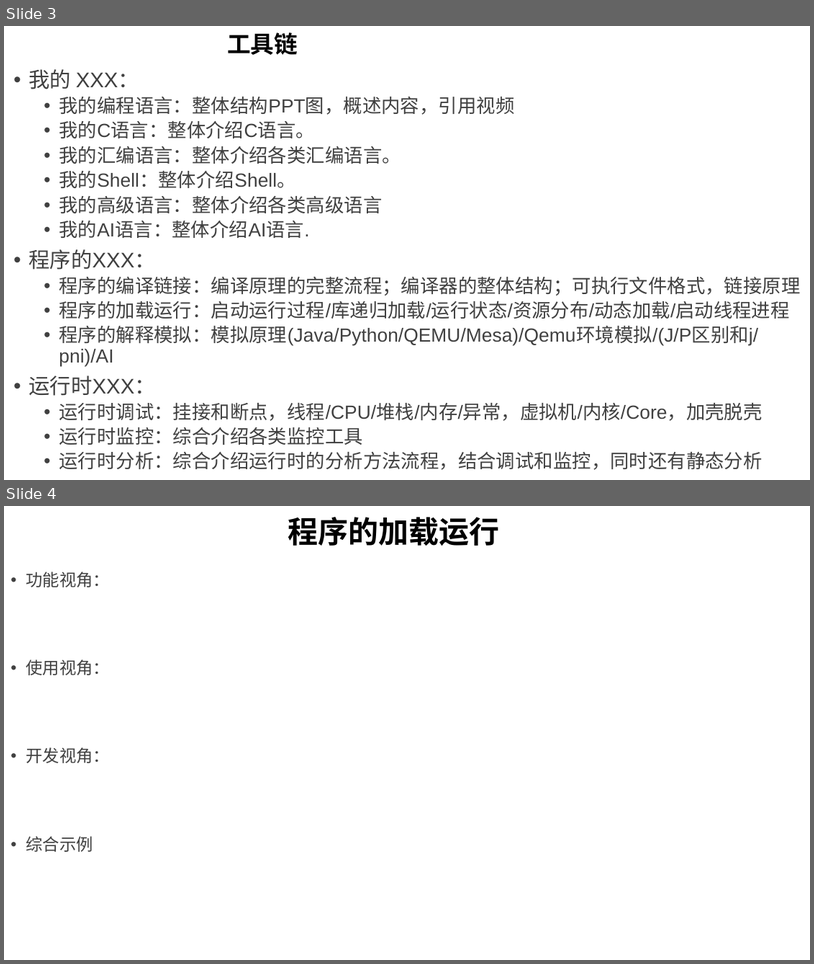
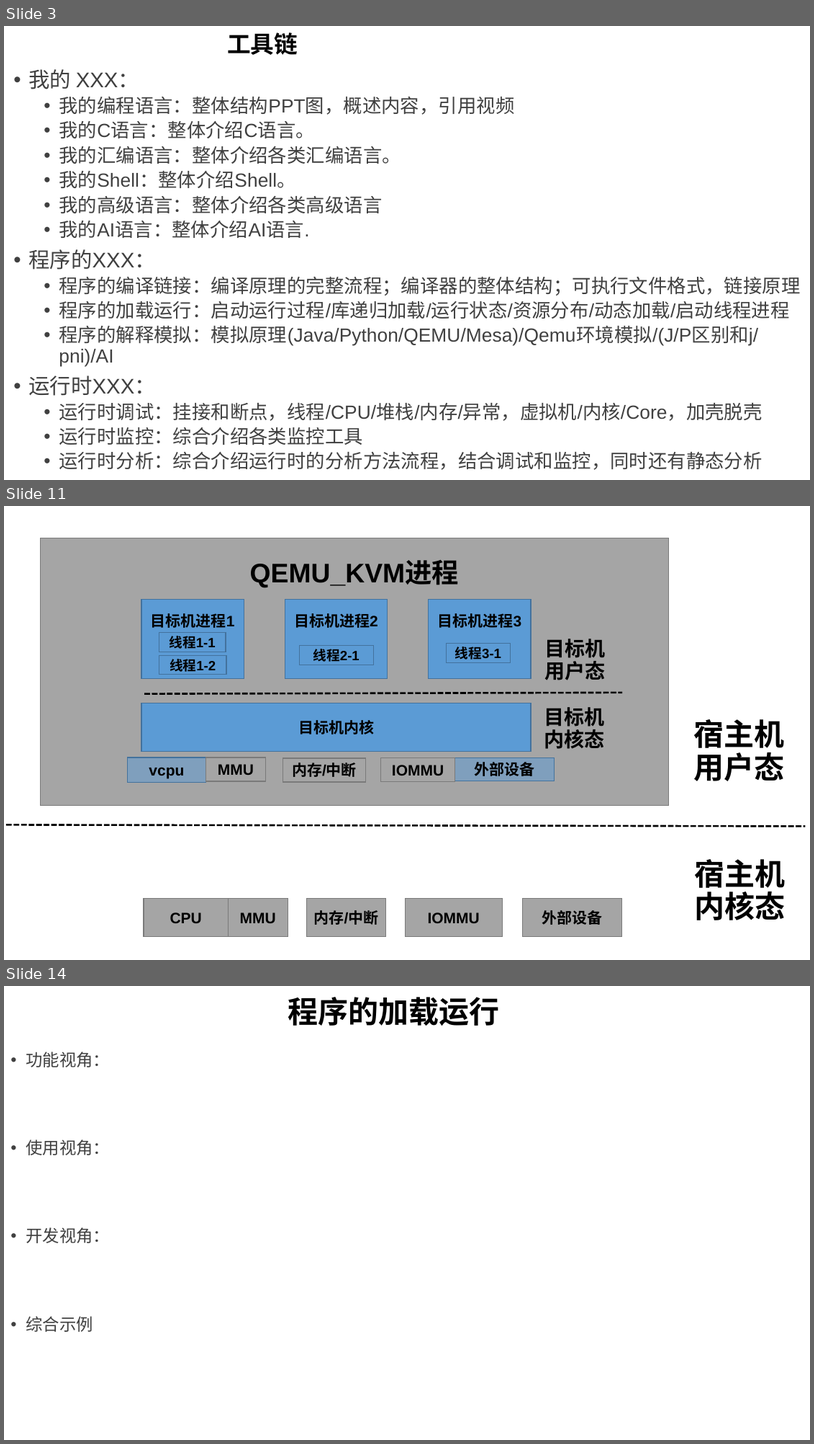
Before and after one commit to GavinKoeng/it-talks, a slide deck: it-talks.pptx. Shown one above the other, each under a label of ours: slides 3 and 4 before the commit, slides 3, 11 and 14 after it; the slides between them are not shown. The pictures are 814x964 and 814x1444 pixels, drawn with LibreOffice and Linux fonts; fonts in the diff are those of the drawing. Boxes give left, top, right and bottom in pixels: in the first picture for what was removed or moved away, otherwise in the second. Text is boxed around its words. In the diff, an @@ line names an element or a change of style, - is before the commit and + after.

```diff
--- a/it-talks.pptx
+++ b/it-talks.pptx
@@ slide 11 added at (4,506,810,960), background #FFFFFF @@
@@ rectangle added at (40,538,669,806), fill #A5A5A5, outline #7A7A7A 1 pt, 32 pt, text #000000, bold @@
+QEMU_KVM进程
@@ rectangle added at (142,599,244,678), fill #5B9BD5, outline #43739E 1 pt, 18 pt, text #000000, bold @@
+目标机进程1
@@ rectangle added at (286,599,388,678), fill #5B9BD5, outline #43739E 1 pt, 18 pt, text #000000, bold @@
+目标机进程2
@@ rectangle added at (429,599,531,678), fill #5B9BD5, outline #43739E 1 pt, 18 pt, text #000000, bold @@
+目标机进程3
@@ rectangle added at (159,633,226,651), fill #5B9BD5, outline #43739E 1 pt, 16 pt, text #000000, bold @@
+线程1-1
@@ rectangle added at (159,656,226,674), fill #5B9BD5, outline #43739E 1 pt, 16 pt, text #000000, bold @@
+线程1-2
@@ rectangle added at (299,646,373,665), fill #5B9BD5, outline #43739E 1 pt, 16 pt, text #000000, bold @@
+线程2-1
@@ rectangle added at (446,644,511,663), fill #5B9BD5, outline #43739E 1 pt, 16 pt, text #000000, bold @@
+线程3-1
@@ text added at (545,638,606,680), 24 pt, text #000000, bold @@
+目标机
+用户态
@@ line added from (144, 693) to (623, 692), #000000 2.25 pt dashed @@
@@ rectangle added at (142,703,531,752), fill #5B9BD5, outline #43739E 1 pt, 18 pt, text #000000, bold @@
+目标机内核
@@ text added at (545,707,605,749), 24 pt, text #000000, bold @@
+目标机
+内核态
@@ text added at (694,719,785,781), 36 pt, text #000000, bold @@
+宿主机
+用户态
@@ rectangle added at (127,758,206,782), fill #5B9BD5 at 50% opacity, outline #43739E 1 pt, 18 pt, text #000000, bold @@
+vcpu
@@ rectangle added at (206,758,265,781), fill #A5A5A5, outline #7A7A7A 1 pt, 18 pt, text #000000, bold @@
+MMU
@@ rectangle added at (283,758,365,782), fill #A5A5A5, outline #7A7A7A 1 pt, 18 pt, text #000000, bold @@
+内存/中断
@@ rectangle added at (381,758,455,781), fill #A5A5A5, outline #7A7A7A 1 pt, 18 pt, text #000000, bold @@
+IOMMU
@@ rectangle added at (455,758,555,780), fill #5B9BD5 at 50% opacity, outline #43739E 1 pt, 18 pt, text #000000, bold @@
+外部设备
@@ line added from (6, 825) to (806, 826), #000000 2.25 pt dashed @@
@@ title added at (694,859,785,920), 36 pt, text #000000, bold @@
+宿主机
+内核态
@@ rectangle added at (144,898,229,937), fill #A5A5A5, outline #7A7A7A 1 pt, 18 pt, text #000000, bold @@
+CPU
@@ rectangle added at (229,898,288,937), fill #A5A5A5, outline #7A7A7A 1 pt, 18 pt, text #000000, bold @@
+MMU
@@ rectangle added at (306,898,386,937), fill #A5A5A5, outline #7A7A7A 1 pt, 18 pt, text #000000, bold @@
+内存/中断
@@ rectangle added at (405,898,502,937), fill #A5A5A5, outline #7A7A7A 1 pt, 18 pt, text #000000, bold @@
+IOMMU
@@ rectangle added at (523,898,622,937), fill #A5A5A5, outline #7A7A7A 1 pt, 18 pt, text #000000, bold @@
+外部设备
@@ what was slide 4 is now slide 14 @@
```
Also in this commit, not shown: 9 other slides added, 1 other file.
